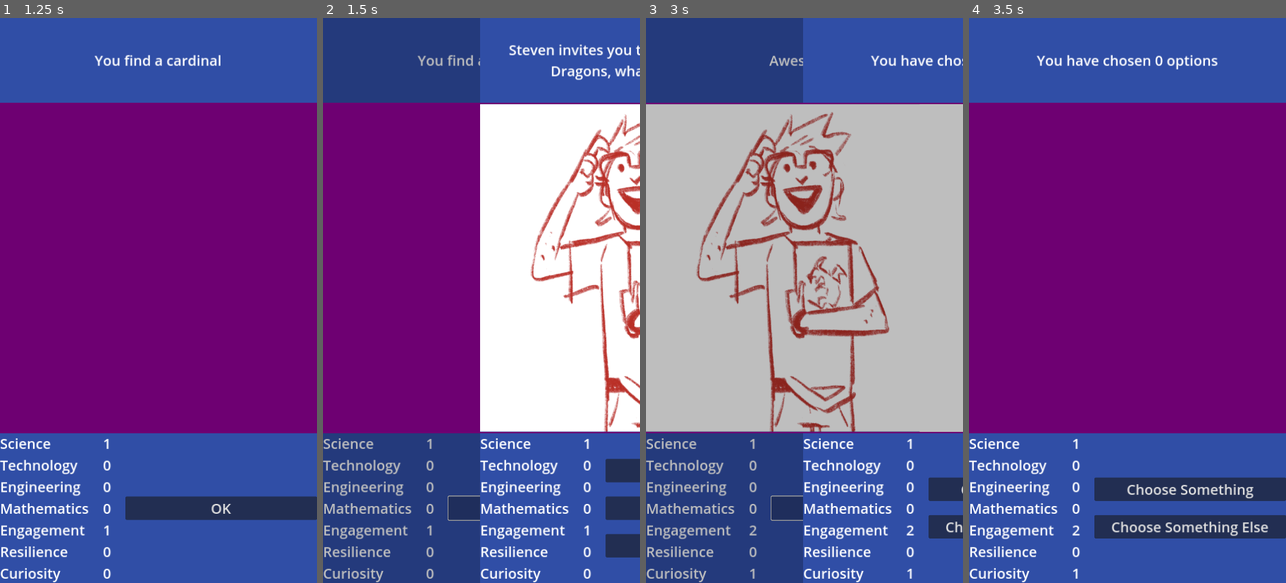
Above: before the commit, frames 1-4 (left to right).
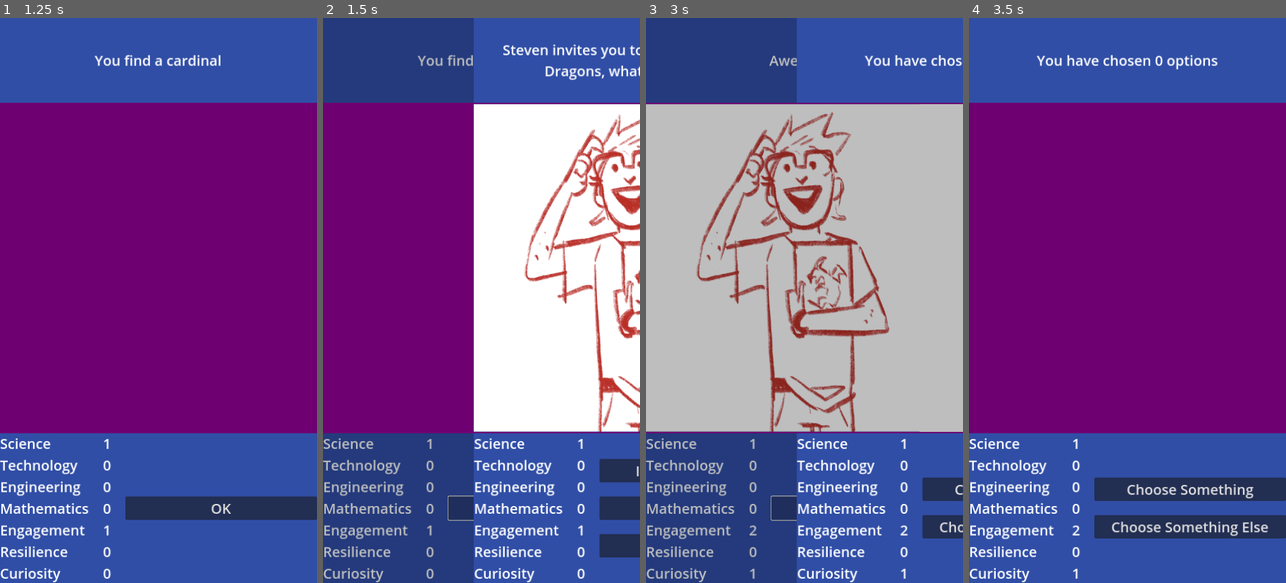
Above: after the commit, the same moments.

Repository: stem-career-paths/game
Game: Godot game, scene res://ui/main_screen.tscn
Same seed, same stepped clock (60 frames per second), same inputs: the game is played once before the commit and once after it.
Inputs:
- Up to frame 1 (1.25 s): click "Bird Banding" at 0.5 s
- Up to frame 2 (1.5 s): click "OK" at 1.25 s
- Up to frame 3 (3 s): click "I'll make a Rogue!" at 2 s; click "OK" at 2.75 s
- Up to frame 4 (3.5 s): no input

Frame 1 is identical in both runs. In frame 2, 11% of the frame differs, in the area x 47-100%, y 0-100%; in frame 3, 3.9%; in frame 4, nothing differs.

Commit message:
Refactor to remove unused code and clarify structure

Diff:
--- a/project/ui/main_screen.gd
+++ b/project/ui/main_screen.gd
@@ -6,16 +6,27 @@
 
 enum _EntranceType { FIXED, ANIMATED }
 
-@export_file("*.gd") var initial_story
+## How long it takes a new "card" to slide in on top of the stack.
 @export var slide_in_duration := 0.35
+
+## How long it takes for the bottom card to fade out as a new card
+## slides in on top of it.
 @export var bottom_card_modulate_duration := 0.15
 
 var world := World.new()
-var _max_x := 750
 
+## A reference to the current top card.
+##
+## This is used by the card animation system. It does not have a meaningful
+## value in the middle of an animation.
 var _current_card : Node
 
+## The position from which a new card starts when sliding in
+@onready var _max_x : int = ProjectSettings.get_setting("display/window/size/viewport_width")
+
+
 func _ready():
+	## Load and randomize all the stories in _STARTING_STORY_PATH
 	var file_paths := DirAccess.get_files_at(_STARTING_STORY_PATH)
 	for file_path in file_paths:
 		world.available_stories.append(_STARTING_STORY_PATH + file_path)
@@ -26,10 +37,14 @@
 		var story = load(story_path).new()
 		await _show_card(story, _EntranceType.FIXED if _current_card==null else _EntranceType.ANIMATED)
 
-	print("THERE ARE NO MORE STORIES")
+	## It would be a design error to run out of stories without graceful
+	## termination. This is a placeholder.
+	push_error("THERE ARE NO MORE STORIES")
 
 
+## Show a given card as the new top card.
 func _show_card(story : Object, entrance : _EntranceType) -> void:
+	# Fade out the old card if there is one
 	if _current_card!=null:
 		create_tween().tween_property(_current_card, "modulate", Color.GRAY, bottom_card_modulate_duration)
 
--- a/project/ui/main_screen.tscn
+++ b/project/ui/main_screen.tscn
@@ -10,7 +10,6 @@
 grow_horizontal = 2
 grow_vertical = 2
 script = ExtResource("1_0trh8")
-initial_story = "res://story/bird_banding.gd"
 
 [node name="ColorRect" type="ColorRect" parent="."]
 layout_mode = 1
